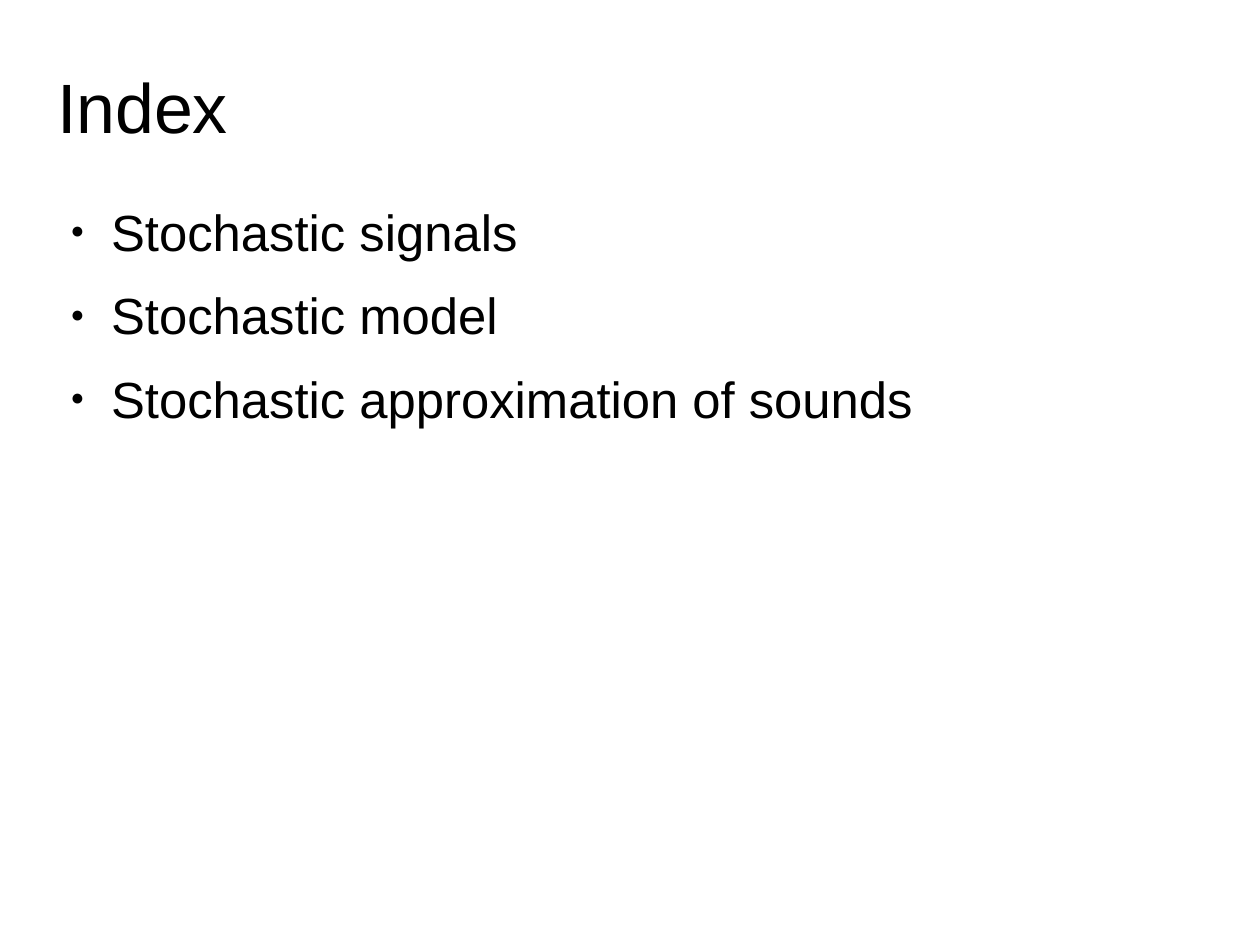
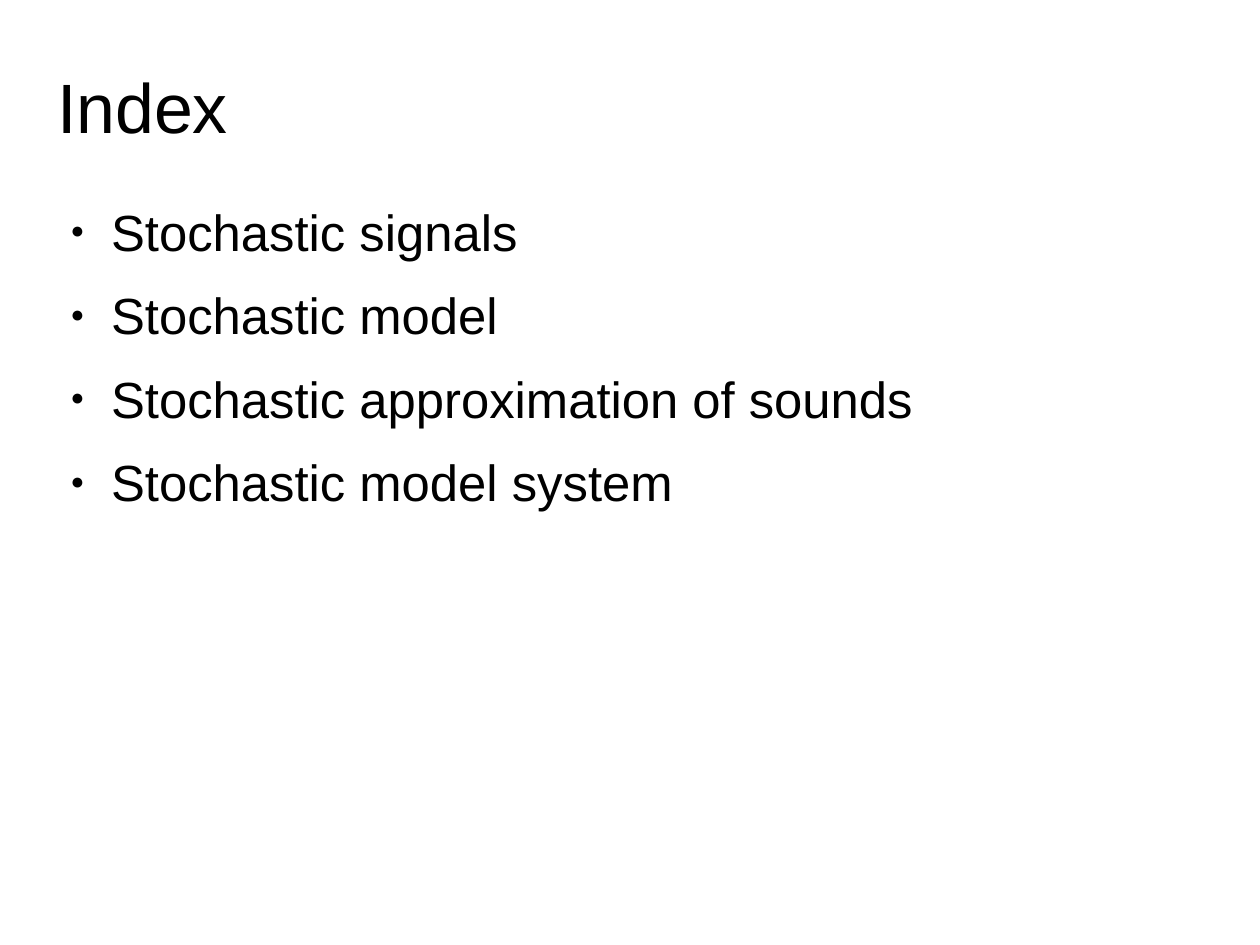
Before and after one commit to MTG/sms-tools, a slide deck: slide 2 of lectures/7-Sinusoidal-plus-residual-model/Stochastic-model.odp. Drawn at 1260x945 pixels with LibreOffice and Linux fonts; fonts in the diff are those of the drawing. Boxes give left, top, right and bottom in pixels: in the first picture for what was removed or moved away, otherwise in the second. Text is boxed around its words. In the diff, an @@ line names an element or a change of style, - is before the commit and + after.

```diff
--- a/lectures/7-Sinusoidal-plus-residual-model/Stochastic-model.odp
+++ b/lectures/7-Sinusoidal-plus-residual-model/Stochastic-model.odp
@@ text at <box>111,464,673,512</box>: paragraph added @@
+● Stochastic model system
```
Also in this commit, not shown: 3 other slides changed, 5 slides added, 1 slide removed, 22 other files.
